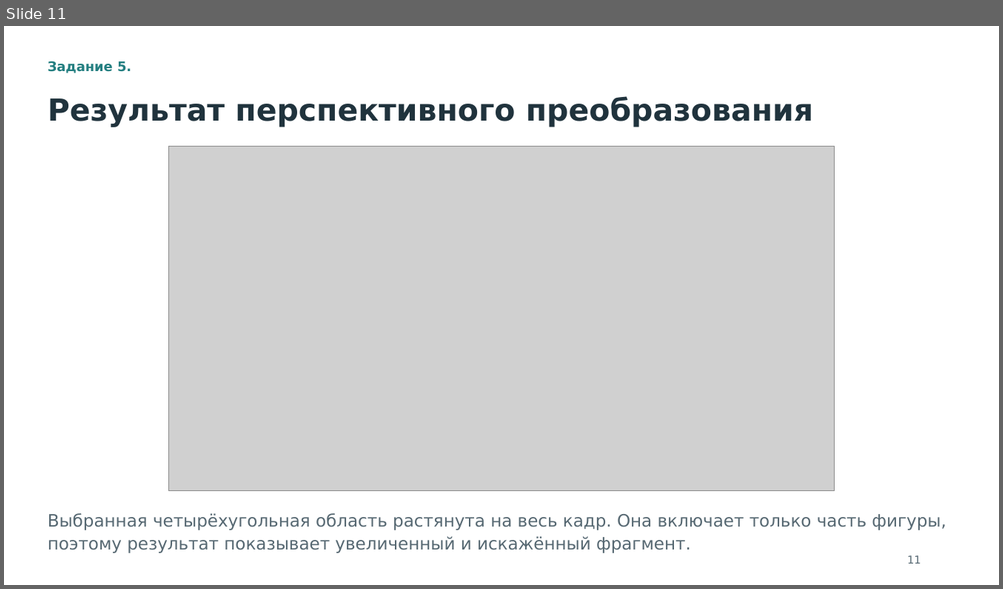
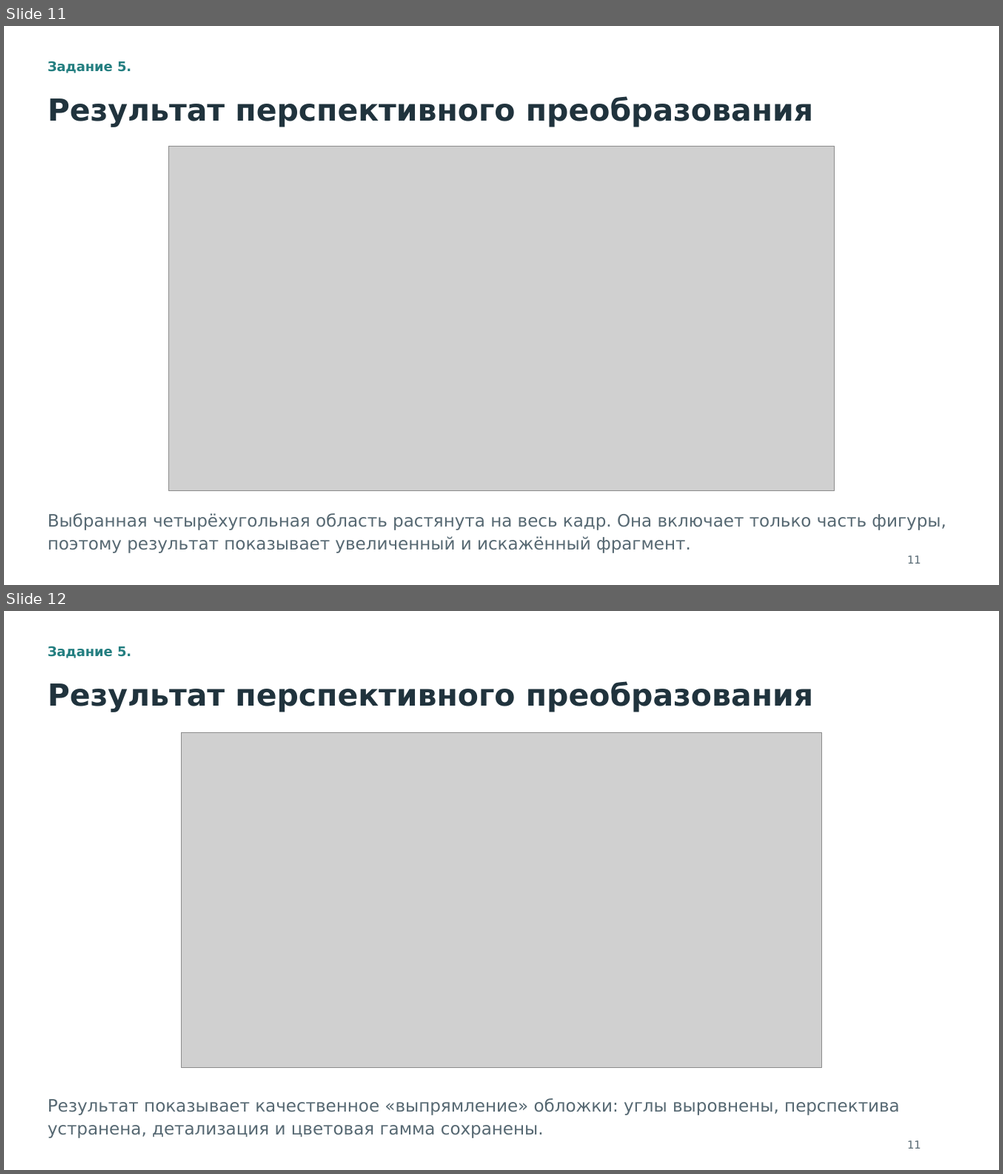
Before and after one commit to Travkova/CV_labs, a slide deck: геометрические преобразования изображений/Лабораторная_3_Травкова_Лебедкин.pptx. Shown one above the other, each under a label of ours: slide 11 before the commit, slides 11 and 12 after it. The pictures are 1003x589 and 1003x1174 pixels, drawn with LibreOffice and Linux fonts; fonts in the diff are those of the drawing; grey boxes stand for pictures. Boxes give left, top, right and bottom in pixels: in the first picture for what was removed or moved away, otherwise in the second. Text is boxed around its words. In the diff, an @@ line names an element or a change of style, - is before the commit and + after.

Commit message:
добавила слайд с книжкой

```diff
--- a/геометрические преобразования изображений/Лабораторная_3_Травкова_Лебедкин.pptx
+++ b/геометрические преобразования изображений/Лабораторная_3_Травкова_Лебедкин.pptx
@@ slide 12 added at box(4, 611, 999, 1170), background #FFFFFF @@
@@ text added at box(48, 646, 131, 658), 12.8 pt, text #237E80, bold @@
+Задание 5.
@@ text added at box(48, 681, 813, 712), 29.2 pt, text #20333D, bold @@
+Результат перспективного преобразования
@@ picture added at box(182, 733, 822, 1068) @@
@@ text added at box(48, 1099, 899, 1139), 16.5 pt, text #566872 @@
+Результат показывает качественное «выпрямление» обложки: углы выровнены, перспектива устранена, детализация и цветовая гамма сохранены.
@@ text added at box(907, 1141, 921, 1149), 10.5 pt, text #566872 @@
+11
```
